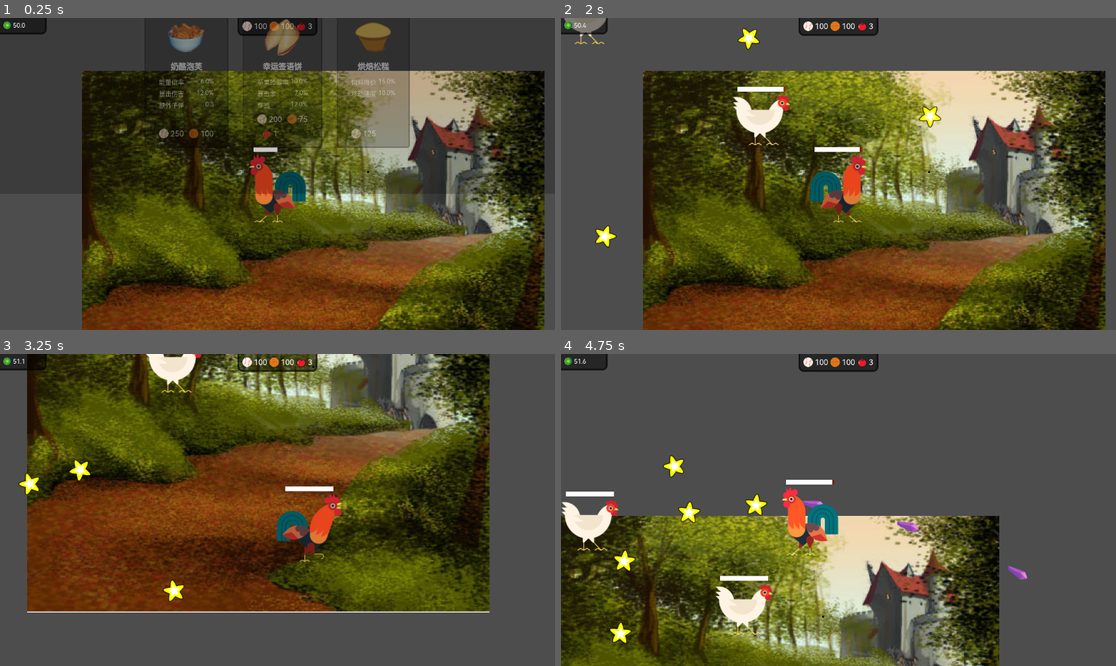
Above: before the commit, frames 1-4 (two rows, left to right).
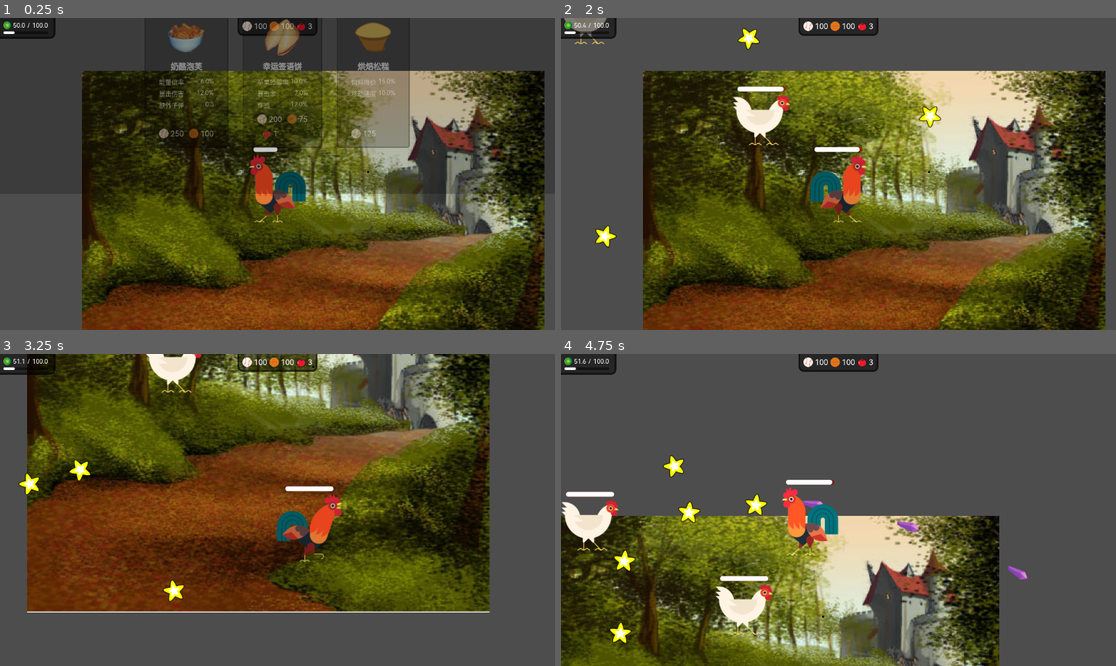
Above: after the commit, the same moments.

Repository: Rundll86/ChickenVSBear
Game: Godot game, scene res://components/Scenes/World.tscn
Two runs of this game, one before a commit and one after it. Both use one fixed random seed, a clock stepped at 60 frames per second and the inputs below. The engine's default icon, where the game draws it, is replaced by a stand-in: a white triangle on a blue panel in a dark square.
Inputs (mouse positions are in pixels of both pictures, inside the frame that each line leads up to):
- Up to frame 1 (0.25 s): no input
- Up to frame 2 (2 s): move the mouse to (960, 158) at 0.52 s; press the mouse at (960, 158) at 0.53 s; hold D (m_right) 0.53-1.25 s; release the mouse at (960, 158) at 1.25 s; click "跳过" at 1.25 s
- Up to frame 3 (3.25 s): move the mouse to (166, 525) at 2.02 s; hold S (m_down) 2.03-2.78 s; right-click (166, 525) at 2.1 s; move the mouse to (333, 441) at 2.77 s; hold D (m_right) from 2.78 s (still down); tap R (heal) at 2.85 s
- Up to frame 4 (4.75 s): move the mouse to (810, 572) at 3.52 s; release D (m_right) at 3.53 s; hold W (m_up) 3.53-4.28 s; tap Space (sprint) at 3.6 s; move the mouse to (1005, 556) at 4.27 s; press the mouse at (1005, 556) at 4.28 s; hold A (m_left) from 4.28 s (still down)

The runs differ from the first frame. In frame 1, 0.3% of the frame differs, in the area x 0-55%, y 0-43%; in frame 2, 0.3%; in frame 3, 0.2%; in frame 4, 0.4%, in the area x 0-50%, y 0-73%.

Commit message:
feat: 更新UI组件，添加能量条和颜色条，优化能量管理逻辑

Diff:
--- a/components/Scenes/UI.tscn
+++ b/components/Scenes/UI.tscn
@@ -8,6 +8,7 @@
 [ext_resource type="Theme" uid="uid://b6nox1qqh50ub" path="res://themes/smallText.tres" id="5_widd7"]
 [ext_resource type="StyleBox" uid="uid://bsv1daadkv4eq" path="res://styleboxes/topLeftPanel.tres" id="6_8m0pt"]
 [ext_resource type="Texture2D" uid="uid://k13cte17httt" path="res://resources/items/energy.svg" id="7_2om12"]
+[ext_resource type="PackedScene" uid="uid://d1ulrvupa76ap" path="res://components/UI/ColorBar.tscn" id="9_44nw8"]
 
 [node name="UI" type="CanvasLayer"]
 process_mode = 3
@@ -81,10 +82,13 @@
 offset_bottom = 14.0
 theme_override_styles/panel = ExtResource("6_8m0pt")
 
-[node name="energy" type="HBoxContainer" parent="root/energy"]
+[node name="container" type="VBoxContainer" parent="root/energy"]
 layout_mode = 2
 
-[node name="icon" type="TextureRect" parent="root/energy/energy"]
+[node name="energy" type="HBoxContainer" parent="root/energy/container"]
+layout_mode = 2
+
+[node name="icon" type="TextureRect" parent="root/energy/container/energy"]
 custom_minimum_size = Vector2(16, 16)
 layout_mode = 2
 size_flags_horizontal = 4
@@ -92,8 +96,25 @@
 texture = ExtResource("7_2om12")
 expand_mode = 1
 
-[node name="energy" type="Label" parent="root/energy/energy"]
+[node name="energy" type="Label" parent="root/energy/container/energy"]
 unique_name_in_owner = true
 layout_mode = 2
 theme = ExtResource("5_widd7")
-text = "114514.0"
+text = "50.0"
+
+[node name="sep" type="Label" parent="root/energy/container/energy"]
+layout_mode = 2
+theme = ExtResource("5_widd7")
+text = "/"
+
+[node name="energyMax" type="Label" parent="root/energy/container/energy"]
+unique_name_in_owner = true
+layout_mode = 2
+theme = ExtResource("5_widd7")
+text = "100.0"
+
+[node name="percent" parent="root/energy/container" instance=ExtResource("9_44nw8")]
+unique_name_in_owner = true
+custom_minimum_size = Vector2(0, 5)
+layout_mode = 2
+speed1 = 0.9
--- a/components/UI/ColorBar.tscn
+++ b/components/UI/ColorBar.tscn
@@ -1,6 +1,27 @@
-[gd_scene load_steps=2 format=3 uid="uid://d1ulrvupa76ap"]
+[gd_scene load_steps=5 format=3 uid="uid://d1ulrvupa76ap"]
 
 [ext_resource type="Script" path="res://scripts/Statemachine/ColorBar.gd" id="1_a106p"]
+
+[sub_resource type="StyleBoxFlat" id="StyleBoxFlat_kf2fc"]
+bg_color = Color(0, 0, 0, 0.5)
+corner_radius_top_left = 5
+corner_radius_top_right = 5
+corner_radius_bottom_right = 5
+corner_radius_bottom_left = 5
+
+[sub_resource type="StyleBoxFlat" id="StyleBoxFlat_gkydp"]
+bg_color = Color(1, 0, 0, 0.5)
+corner_radius_top_left = 5
+corner_radius_top_right = 5
+corner_radius_bottom_right = 5
+corner_radius_bottom_left = 5
+
+[sub_resource type="StyleBoxFlat" id="StyleBoxFlat_x7p33"]
+bg_color = Color(1, 1, 1, 1)
+corner_radius_top_left = 5
+corner_radius_top_right = 5
+corner_radius_bottom_right = 5
+corner_radius_bottom_left = 5
 
 [node name="ColorBar" type="Control"]
 layout_mode = 3
@@ -8,7 +29,8 @@
 offset_right = 100.0
 offset_bottom = 10.0
 script = ExtResource("1_a106p")
-backColor = Color(0, 0, 0, 0.5)
-middleColor = Color(1, 0, 0, 0.5)
-frontColor = Color(1, 1, 1, 1)
+backBox = SubResource("StyleBoxFlat_kf2fc")
+middleBox = SubResource("StyleBoxFlat_gkydp")
+frontBox = SubResource("StyleBoxFlat_x7p33")
+speed1 = 0.9
 speed2 = 0.05
--- a/scripts/Statemachine/BossBar.gd
+++ b/scripts/Statemachine/BossBar.gd
@@ -4,8 +4,8 @@
 @onready var nameLabel: Label = $"%name"
 @onready var valueLabel: Label = $"%value"
 
-func _process(delta):
-	super._process(delta)
+func _physics_process(delta):
+	super._physics_process(delta)
 	if is_instance_valid(entity):
 		nameLabel.text = entity.displayName
 		valueLabel.text = "%.2f" % (entity.health / entity.fields[FieldStore.Entity.MAX_HEALTH] * 100)
--- a/scripts/Statemachine/BulletBase.gd
+++ b/scripts/Statemachine/BulletBase.gd
@@ -86,13 +86,11 @@
 	var instances = []
 	for i in range(count):
 		var instance: BulletBase = bullet.instantiate()
-		if launchBy.energy < instance.needEnergy:
-			continue
-		launchBy.energy -= instance.needEnergy
-		instance.launcher = launchBy
-		instance.position = spawnPosition
-		instance.rotation = spawnRotation + deg_to_rad(randf_range(-launchBy.fields.get(FieldStore.Entity.OFFSET_SHOOT), launchBy.fields.get(FieldStore.Entity.OFFSET_SHOOT)))
-		if addToWorld:
-			WorldManager.rootNode.add_child(instance)
-		instances.append(instance)
+		if launchBy.useEnergy(instance.needEnergy):
+			instance.launcher = launchBy
+			instance.position = spawnPosition
+			instance.rotation = spawnRotation + deg_to_rad(randf_range(-launchBy.fields.get(FieldStore.Entity.OFFSET_SHOOT), launchBy.fields.get(FieldStore.Entity.OFFSET_SHOOT)))
+			if addToWorld:
+				WorldManager.rootNode.add_child(instance)
+			instances.append(instance)
 	return len(instances)
--- a/scripts/Statemachine/ColorBar.gd
+++ b/scripts/Statemachine/ColorBar.gd
@@ -5,10 +5,10 @@
 @export var minValue: float = 0
 @export var maxValue: float = 100
 @export var currentValue: float = 50
-@export var backColor: Color
-@export var middleColor: Color
-@export var frontColor: Color
-@export var speed1: float = 0.9
+@export var backBox: StyleBox
+@export var middleBox: StyleBox
+@export var frontBox: StyleBox
+@export var speed1: float = 0.8
 @export var speed2: float = 0.01
 
 var middleValue = 0
@@ -25,10 +25,10 @@
 	middleValue = currentValue
 	frontValue = currentValue
 func _draw():
-	draw_rect(Rect2(0, 0, size.x, size.y), backColor)
-	draw_rect(Rect2(0, 0, size.x * getPercent(middleValue), size.y), middleColor)
-	draw_rect(Rect2(0, 0, size.x * getPercent(frontValue), size.y), frontColor)
-func _process(_delta: float) -> void:
+	draw_style_box(backBox, Rect2(0, 0, size.x, size.y))
+	draw_style_box(middleBox, Rect2(0, 0, size.x * getPercent(middleValue), size.y))
+	draw_style_box(frontBox, Rect2(0, 0, size.x * getPercent(frontValue), size.y))
+func _physics_process(_delta: float) -> void:
 	middleValue = lerpf(middleValue, currentValue, speed1 if forwardDirection > 0 else speed2)
 	frontValue = lerpf(frontValue, currentValue, speed1 if forwardDirection < 0 else speed2)
 	queue_redraw()
--- a/scripts/Statemachine/EntityBase.gd
+++ b/scripts/Statemachine/EntityBase.gd
@@ -18,7 +18,8 @@
 	FieldStore.Entity.EXTRA_BULLET_COUNT: 0,
 	FieldStore.Entity.DROP_APPLE_RATE: 0,
 	FieldStore.Entity.FEED_COUNT_SHOW: 3,
-	FieldStore.Entity.FEED_COUNT_CAN_MADE: 1
+	FieldStore.Entity.FEED_COUNT_CAN_MADE: 1,
+	FieldStore.Entity.MAX_ENERGY: 200,
 }
 var inventory = {
 	ItemStore.ItemType.BASEBALL: 100,
@@ -70,7 +71,7 @@
 		currentFocusedBoss = get_tree().get_nodes_in_group("players")[0]
 func _process(_delta):
 	health = clamp(health, 0, fields.get(FieldStore.Entity.MAX_HEALTH))
-	energy = clamp(energy, 0, INF)
+	energy = clamp(energy, 0, fields.get(FieldStore.Entity.MAX_ENERGY))
 	for i in inventory:
 		inventory[i] = clamp(inventory[i], 0, inventoryMax[i])
 func _physics_process(_delta: float) -> void:
@@ -117,6 +118,11 @@
 		tryDie(bullet)
 func storeEnergy(value: float):
 	energy += value * fields.get(FieldStore.Entity.ENERGY_MULTIPILER)
+func useEnergy(value: float):
+	var state = energy >= value
+	if state:
+		energy -= value
+	return state
 func isCooldowned():
 	return Time.get_ticks_msec() - lastAttack >= cooldownUnit / fields.get(FieldStore.Entity.ATTACK_SPEED)
 func startCooldown():
--- a/scripts/Statemachine/EntityStateBar.gd
+++ b/scripts/Statemachine/EntityStateBar.gd
@@ -5,7 +5,7 @@
 
 @onready var healthBar: ColorBar = $"%health"
 
-func _process(_delta):
+func _physics_process(_delta):
 	if is_instance_valid(entity):
 		healthBar.maxValue = entity.fields.get(FieldStore.Entity.MAX_HEALTH)
 		healthBar.setCurrent(entity.health)
--- a/scripts/Statemachine/UIState.gd
+++ b/scripts/Statemachine/UIState.gd
@@ -6,6 +6,7 @@
 @onready var apple = $"%apple"
 @onready var items = $"%items"
 @onready var energy = $"%energy"
+@onready var energyPercent: ColorBar = $"%percent"
 
 static var player: EntityBase = null
 static var bossbar: EntityStateBar
@@ -20,6 +21,8 @@
 func _physics_process(_delta):
 	if is_instance_valid(player):
 		energy.text = "%.1f"%player.energy
+		energyPercent.maxValue = player.fields.get(FieldStore.Entity.MAX_ENERGY)
+		energyPercent.setCurrent(player.energy)
 		for i in items.get_children():
 			var item = i as ItemShow
 			item.count = player.inventory.get(item.type)
--- a/scripts/Tools/FieldStore.gd
+++ b/scripts/Tools/FieldStore.gd
@@ -23,10 +23,11 @@
 	EXTRA_BULLET_COUNT,
 	DROP_APPLE_RATE,
 	FEED_COUNT_SHOW,
-	FEED_COUNT_CAN_MADE
+	FEED_COUNT_CAN_MADE,
+	MAX_ENERGY
 }
 static var entityMap = {
-	Entity.MAX_HEALTH: "最大生命值",
+	Entity.MAX_HEALTH: "生命上限",
 	Entity.DAMAGE_MULTIPILER: "伤害倍率",
 	Entity.MOVEMENT_SPEED: "移动速度",
 	Entity.ATTACK_SPEED: "攻击速度",
@@ -42,7 +43,8 @@
 	Entity.EXTRA_BULLET_COUNT: "额外子弹",
 	Entity.DROP_APPLE_RATE: "苹果掉落率",
 	Entity.FEED_COUNT_SHOW: "可选饲料数量",
-	Entity.FEED_COUNT_CAN_MADE: "可制作饲料数量"
+	Entity.FEED_COUNT_CAN_MADE: "可制作饲料数量",
+	Entity.MAX_ENERGY: "能量上限"
 }
 static var entityMapType = {
 	Entity.MAX_HEALTH: DataType.VALUE,
@@ -61,7 +63,8 @@
 	Entity.EXTRA_BULLET_COUNT: DataType.VALUE,
 	Entity.DROP_APPLE_RATE: DataType.PERCENT,
 	Entity.FEED_COUNT_SHOW: DataType.VALUE,
-	Entity.FEED_COUNT_CAN_MADE: DataType.VALUE
+	Entity.FEED_COUNT_CAN_MADE: DataType.VALUE,
+	Entity.MAX_ENERGY: DataType.VALUE
 }
 static var entityApplier = {
 	Entity.MAX_HEALTH: func(entity, value):
--- a/themes/main.tres
+++ b/themes/main.tres
@@ -78,6 +78,22 @@
 corner_radius_bottom_right = 5
 corner_radius_bottom_left = 5
 
+[sub_resource type="StyleBoxFlat" id="StyleBoxFlat_a507o"]
+content_margin_top = 5.0
+content_margin_bottom = 0.0
+bg_color = Color(0, 0, 0, 0.5)
+corner_radius_top_left = 5
+corner_radius_top_right = 5
+corner_radius_bottom_right = 5
+corner_radius_bottom_left = 5
+
+[sub_resource type="StyleBoxFlat" id="StyleBoxFlat_ef7vq"]
+bg_color = Color(1, 1, 1, 1)
+corner_radius_top_left = 5
+corner_radius_top_right = 5
+corner_radius_bottom_right = 5
+corner_radius_bottom_left = 5
+
 [resource]
 Button/font_sizes/font_size = 14
 Button/styles/disabled = SubResource("StyleBoxFlat_2jby4")
@@ -86,3 +102,5 @@
 Button/styles/hover_pressed = SubResource("StyleBoxFlat_mt3v0")
 Button/styles/normal = SubResource("StyleBoxFlat_3nqwh")
 Button/styles/pressed = SubResource("StyleBoxFlat_iekfp")
+ProgressBar/styles/background = SubResource("StyleBoxFlat_a507o")
+ProgressBar/styles/fill = SubResource("StyleBoxFlat_ef7vq")
Not shown: 1 places in components/Scenes/UI.tscn that only renumber resources
Not shown: 1 places in themes/main.tres that only renumber resources
